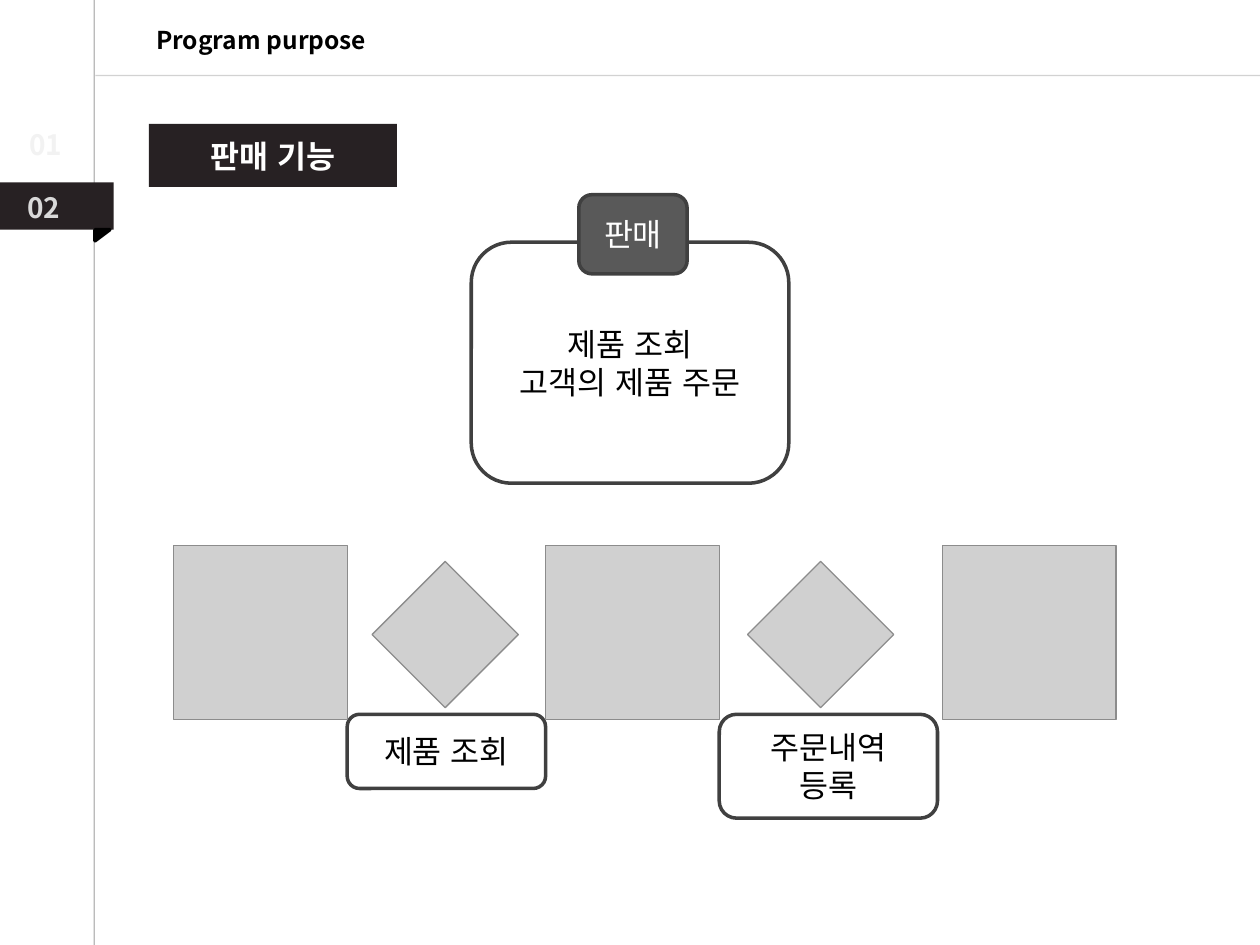
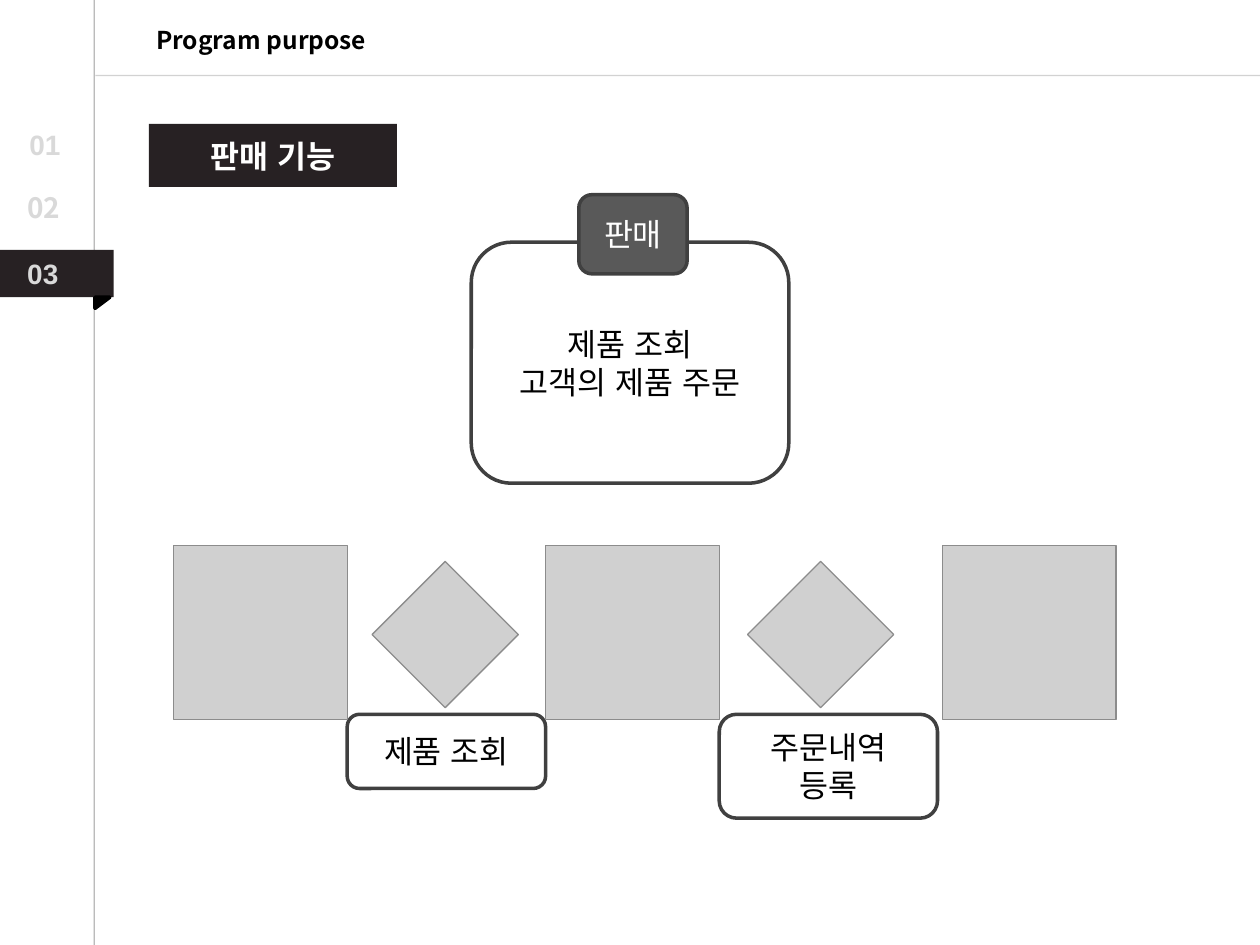
Before and after one commit to Dong-Jun-Shin/COMP_project, a slide deck: slide 5 of Document/DOC_source/ppt/pptTemp.pptx. Drawn at 1260x945 pixels with LibreOffice and Linux fonts; fonts in the diff are those of the drawing; grey boxes stand for pictures. Boxes give left, top, right and bottom in pixels: in the first picture for what was removed or moved away, otherwise in the second. Text is boxed around its words. In the diff, an @@ line names an element or a change of style, - is before the commit and + after.

```diff
--- a/Document/DOC_source/ppt/pptTemp.pptx
+++ b/Document/DOC_source/ppt/pptTemp.pptx
@@ text added at box(29, 130, 60, 161), 16 pt, text #D9D9D9, bold @@
+01
@@ rectangle: place and size @@
-rectangle at box(0, 183, 113, 231)
+rectangle at box(0, 249, 113, 297)
@@ text added at box(27, 264, 58, 285), 16 pt, text #D9D9D9, bold @@
+03
@@ right triangle: place and size @@
-right triangle at box(95, 230, 110, 241)
+right triangle at box(95, 297, 110, 308)
```
Also in this commit, not shown: 6 other slides changed, 5 slides added, 8 other files.
